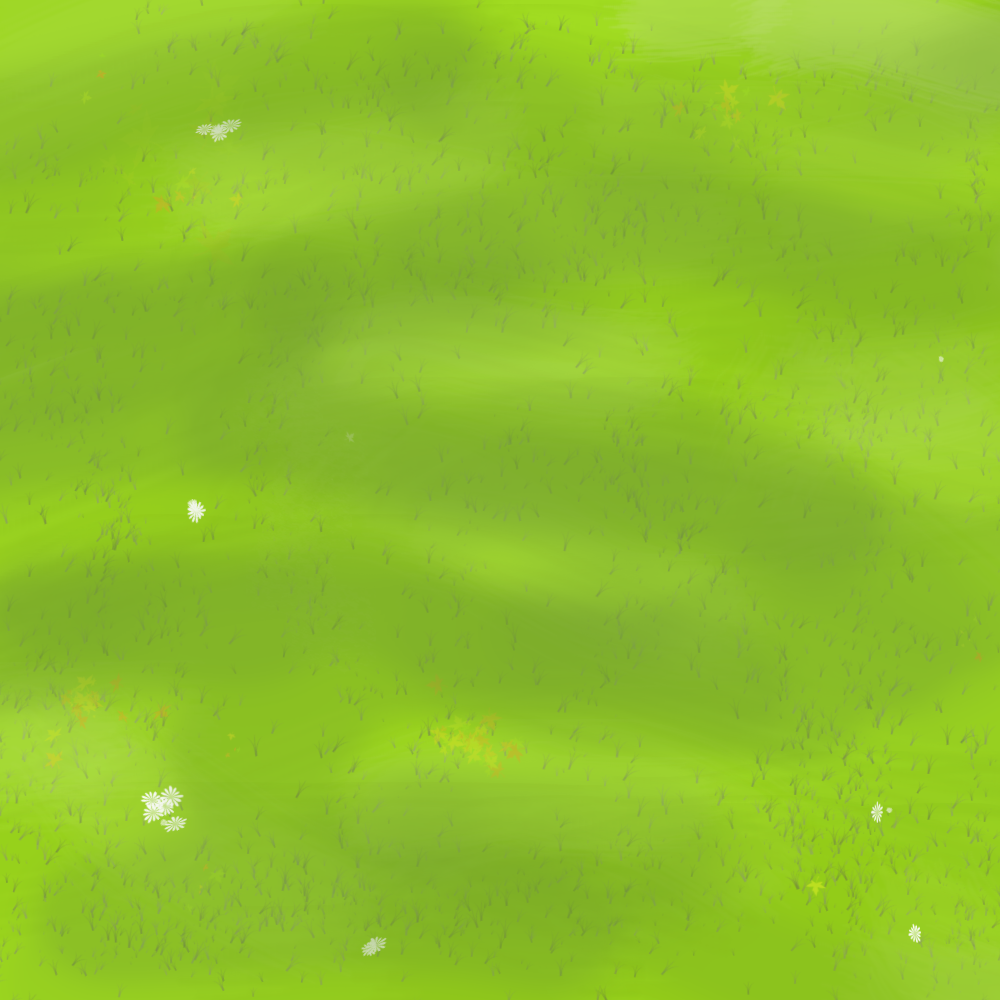
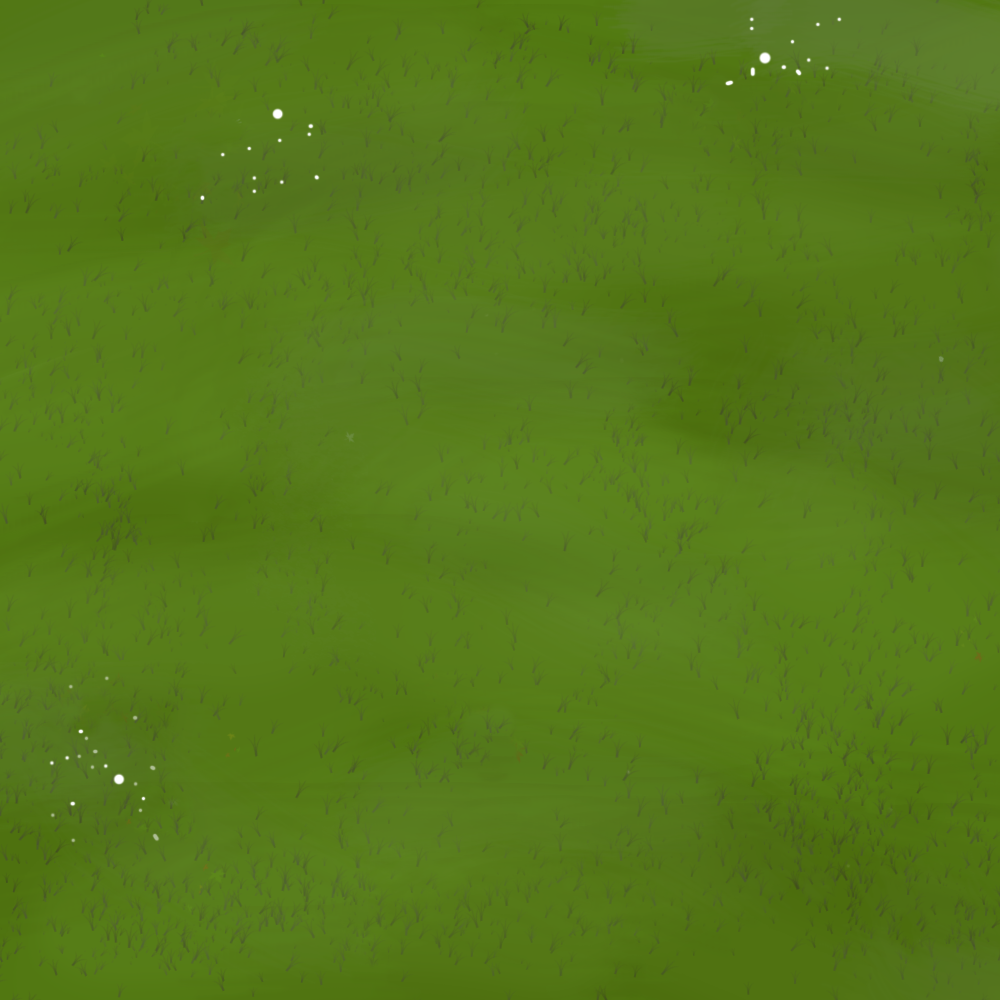
Comparing the layer stacks of the two 1000 × 1000 images. Changes:
added layer "Warstwa 2" above "Warstwa 1" over [49, 16, 892, 869]
"Warstwa 1": opacity 100% → 54%, painted on it over [0, 0, 1000, 1000]
painted on "Tło" over [0, 0, 1000, 1000]
